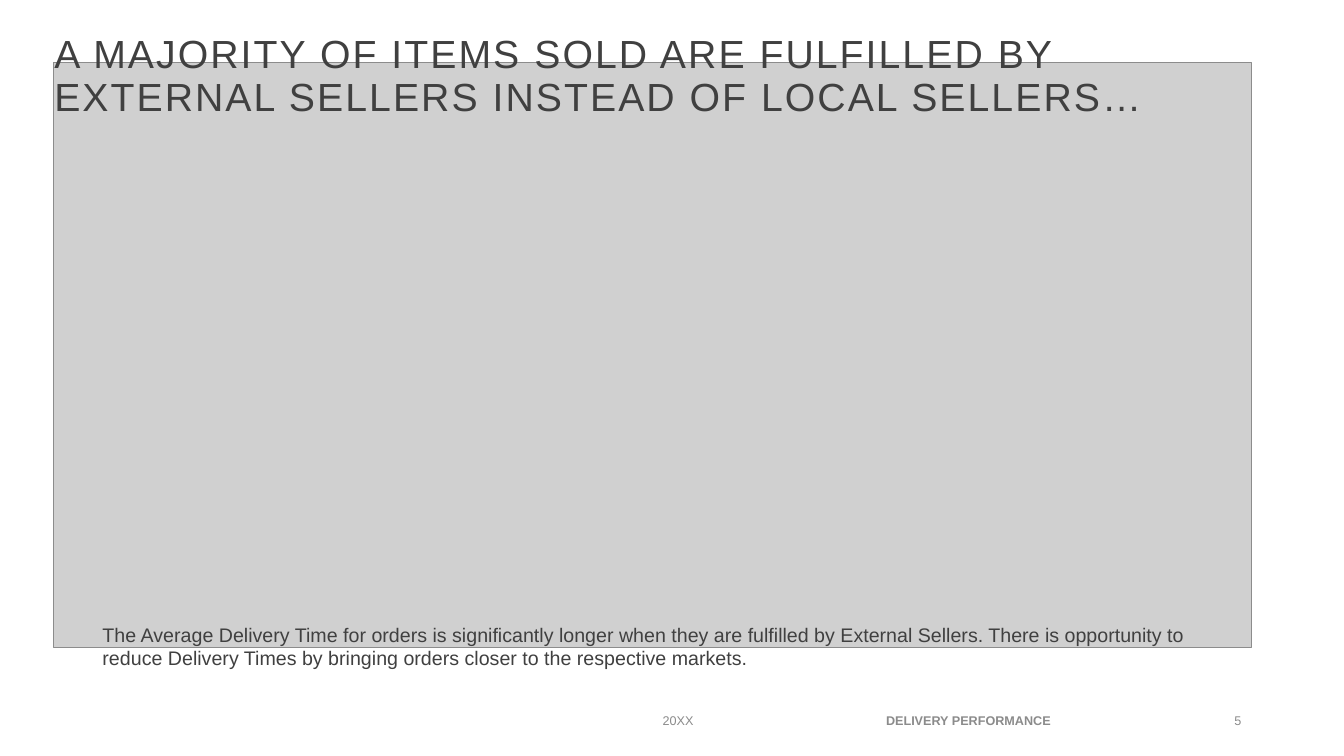
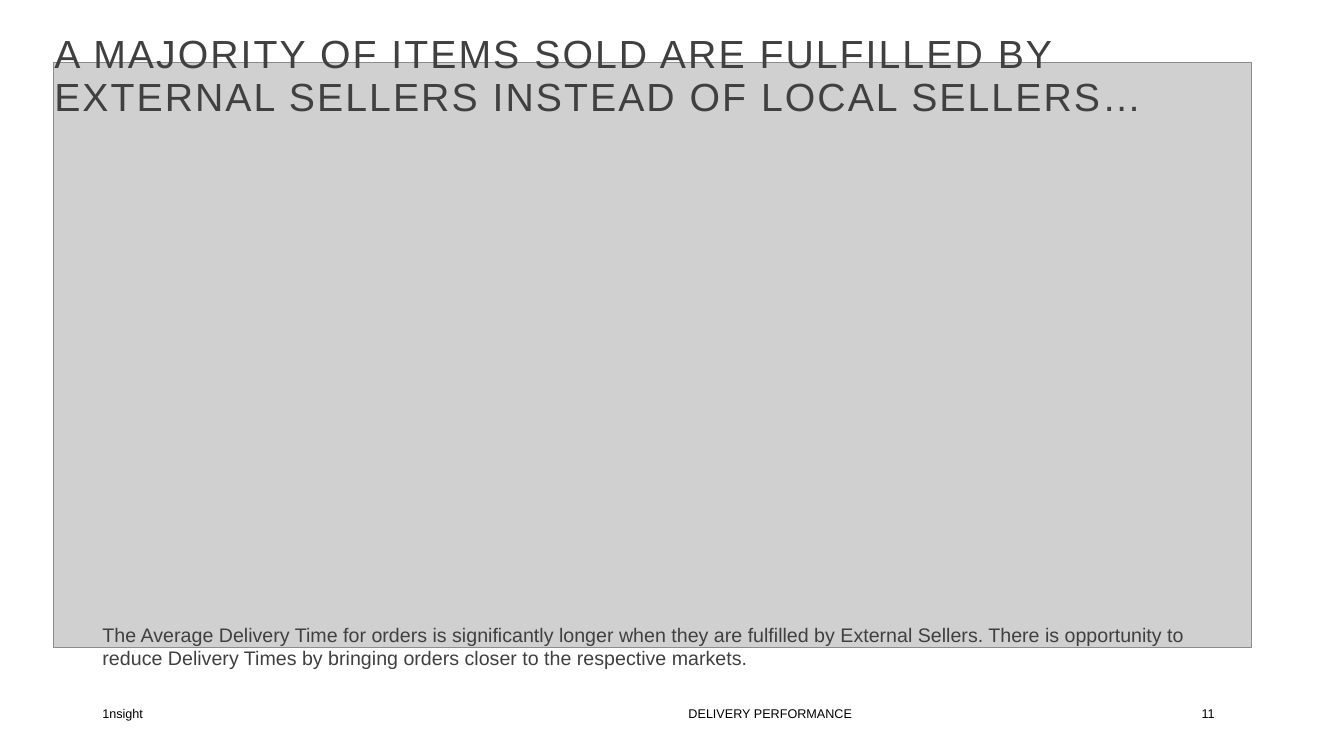
Before and after one commit to chrischoo/M2Project, a slide deck: slide 11 of presentation/1nsight Presentation - olist.pptx (slide 5 before the commit). Drawn at 1344x756 pixels with LibreOffice and Linux fonts; fonts in the diff are those of the drawing; grey boxes stand for pictures; background and template pictures are left out. Boxes give left, top, right and bottom in pixels: in the first picture for what was removed or moved away, otherwise in the second. Text is boxed around its words. In the diff, an @@ line names an element or a change of style, - is before the commit and + after.

```diff
--- a/presentation/1nsight Presentation - olist.pptx
+++ b/presentation/1nsight Presentation - olist.pptx
@@ text added at (102, 709, 143, 721), 9 pt, text #000000 @@
+1nsight
@@ text removed at (663, 716, 694, 725) @@
-20XX
@@ text "DELIVERY PERFORMANCE": place and size @@
-text "DELIVERY PERFORMANCE" at (886, 716, 1051, 725)
+text "DELIVERY PERFORMANCE" at (688, 709, 852, 718)
@@ text "DELIVERY PERFORMANCE" at (688, 709, 852, 718): text colour #8C8C8C to #000000, bold off; alignment centre to left; vertical alignment middle to top @@
@@ page number added at (1202, 709, 1215, 718), 9 pt, text #000000 @@
+11
@@ page number removed at (1234, 716, 1241, 725) @@
-5
```
Also in this commit, not shown: 8 other slides changed, 11 slides added, 1 slide removed, 1 other file.
